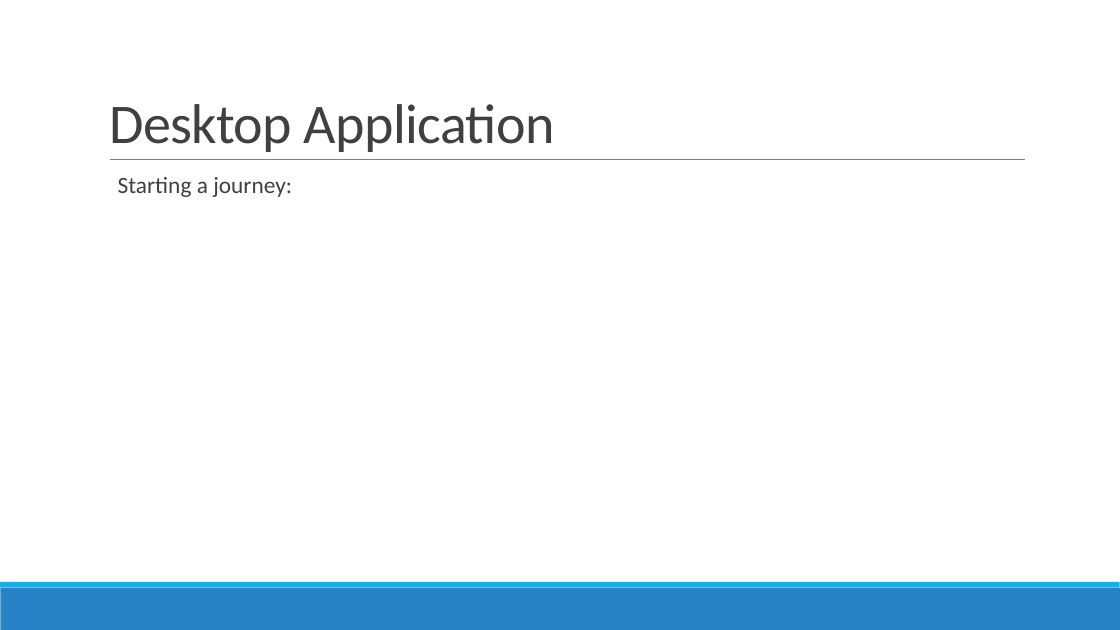
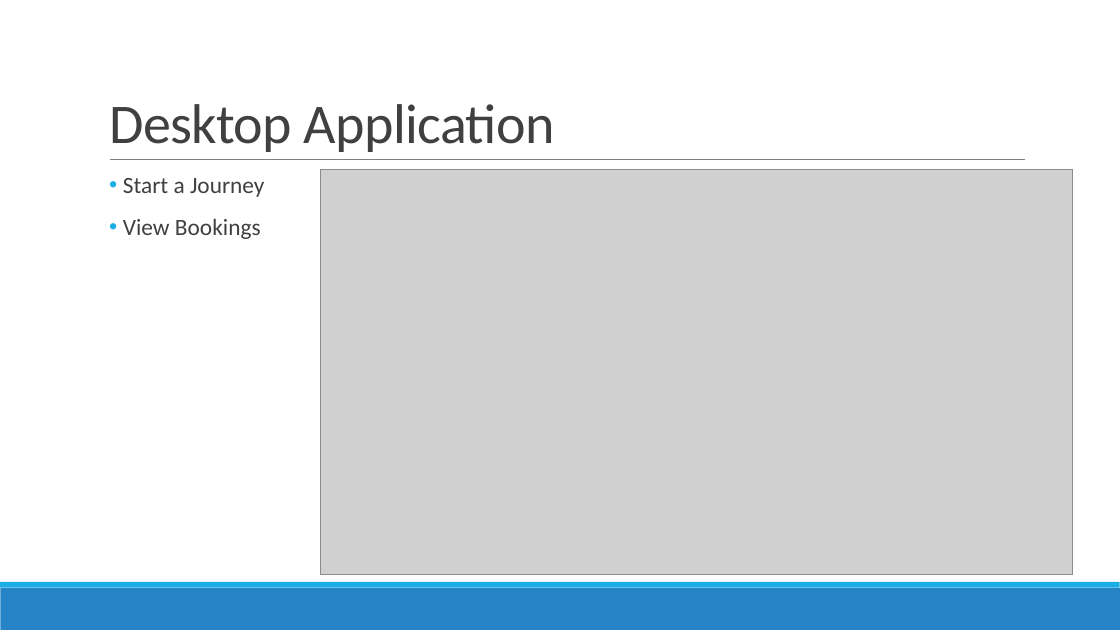
Before and after one commit to GoelBiju/Travel-Management-System, a slide deck: slide 17 of Documents/Presentation/PRCS252E - Presentation.pptx (slide 22 before the commit). Drawn at 1120x630 pixels with LibreOffice and Linux fonts; fonts in the diff are those of the drawing; grey boxes stand for pictures. Boxes give left, top, right and bottom in pixels: in the first picture for what was removed or moved away, otherwise in the second. Text is boxed around its words. In the diff, an @@ line names an element or a change of style, - is before the commit and + after.

Commit message:
Added screenshots to presentation

```diff
--- a/Documents/Presentation/PRCS252E - Presentation.pptx
+++ b/Documents/Presentation/PRCS252E - Presentation.pptx
@@ text at box(123, 178, 264, 239): text changed @@
-  Starting a journey:
+• Start a Journey
+• View Bookings
@@ picture added at box(320, 170, 1072, 575) @@
```
Also in this commit, not shown: 11 other slides changed, 8 slides removed.
